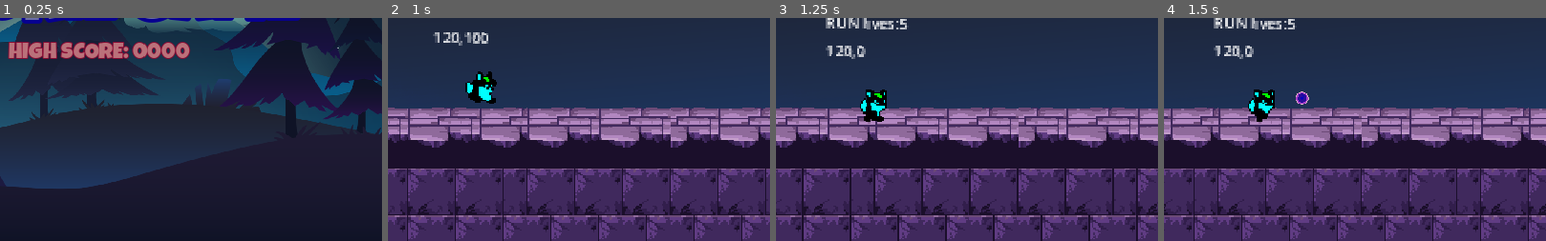
Above: before the commit, frames 1-4 (left to right).
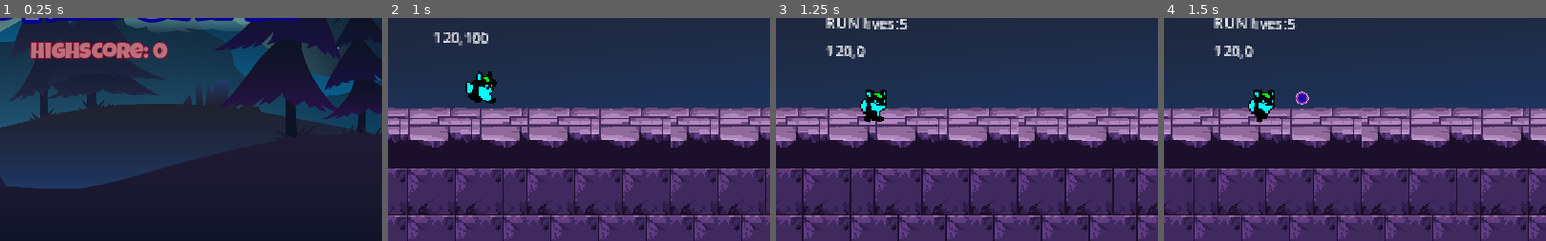
Above: after the commit, the same moments.

Repository: eugencic/PookieGame
Game: Godot game, scene res://main/main.tscn
Same seed, same stepped clock (60 frames per second), same inputs: the game is played once before the commit and once after it.
Inputs (mouse positions are % of the whole screen's width and height, from its top left):
- Up to frame 1 (0.25 s): no input
- Up to frame 2 (1 s): tap Enter at 0.5 s; move the mouse to (72, 45) at 0.52 s; hold D (right) from 0.53 s (still down); click (72, 45) at 0.6 s; tap Space (jump) at 0.77 s
- Up to frame 3 (1.25 s): keep holding D (right)
- Up to frame 4 (1.5 s): keep holding D (right); move the mouse to (30, 55) at 1.27 s; click (30, 55) at 1.35 s
The pictures show only the part of the screen within x 37-87%, y 50-100%; the shares and areas given below are measured in that part.

The runs differ from the first frame. In frame 1, 2.5% of the frame differs, in the area x 2-50%, y 10-19%; in frame 2, nothing differs; in frame 3, nothing differs; in frame 4, nothing differs.

Commit message:
👌 Add a score manager

Diff:
--- a/hud/hud.gd
+++ b/hud/hud.gd
@@ -4,6 +4,7 @@
 @onready var vb_level_complete = $ColorRect/LevelComplete
 @onready var vb_game_over = $ColorRect/GameOver
 @onready var hb_hearts = $MC/HB/HB_Hearts
+@onready var score_label = $MC/HB/ScoreLabel
 
 var _hearts: Array
 # Called when the node enters the scene tree for the first time.
@@ -12,6 +13,7 @@
 	SignalManager.on_level_complete.connect(on_level_complete)
 	SignalManager.on_game_over.connect(on_game_over)
 	SignalManager.on_player_hit.connect(on_player_hit)
+	SignalManager.on_score_updated.connect(on_score_updated)
 
 # Called every frame. 'delta' is the elapsed time since the previous frame.
 func _process(delta):
@@ -30,6 +32,9 @@
 	for life in range(_hearts.size()):
 		_hearts[life].visible = lives > life
 
+func on_score_updated() -> void:
+	score_label.text = str(ScoreManager.get_score()).lpad(4, "0")
+
 func on_level_complete() -> void:
 	vb_level_complete.visible = true
 	show_hud()
--- a/main/main.gd
+++ b/main/main.gd
@@ -1,9 +1,10 @@
 extends CanvasLayer
 
+@onready var label_high_score = $VBoxContainer/LabelHighScore
 
 # Called when the node enters the scene tree for the first time.
 func _ready():
-	Engine.time_scale = 1
+	label_high_score.text = "Highscore: " + str(ScoreManager.get_high_score())
 
 
 # Called every frame. 'delta' is the elapsed time since the previous frame.
--- a/singletons/score_manager.gd
+++ b/singletons/score_manager.gd
@@ -37,6 +37,7 @@
 	if _high_score < _score:
 		_high_score = _score
 	print("update score:", _score)
+	SignalManager.on_score_updated.emit()
 
 func get_score() -> int:
 	return _score
--- a/singletons/signal_manager.gd
+++ b/singletons/signal_manager.gd
@@ -6,3 +6,4 @@
 signal on_level_complete
 signal on_game_over
 signal on_player_hit(points: int)
+signal on_score_updated
